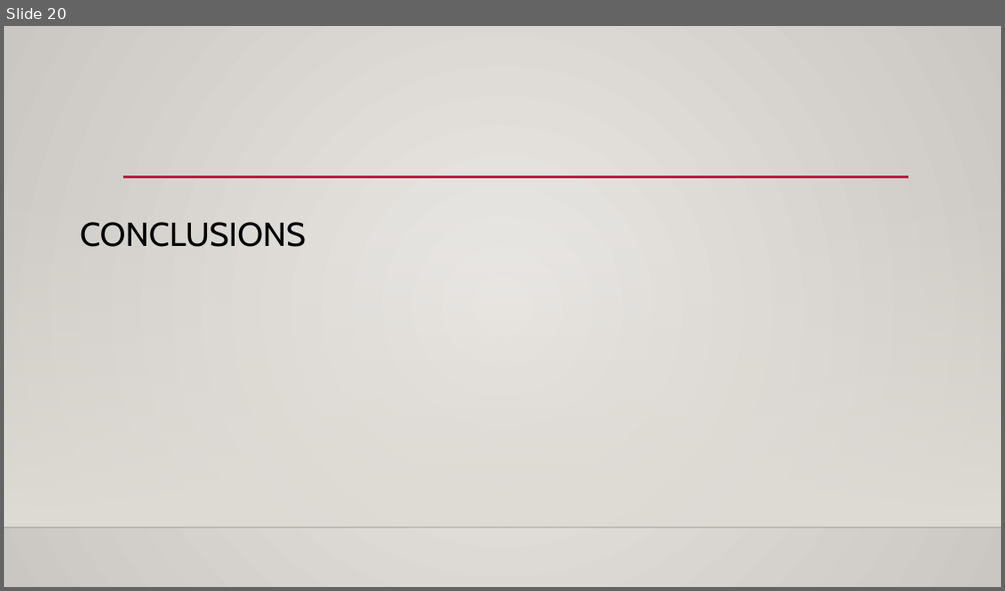
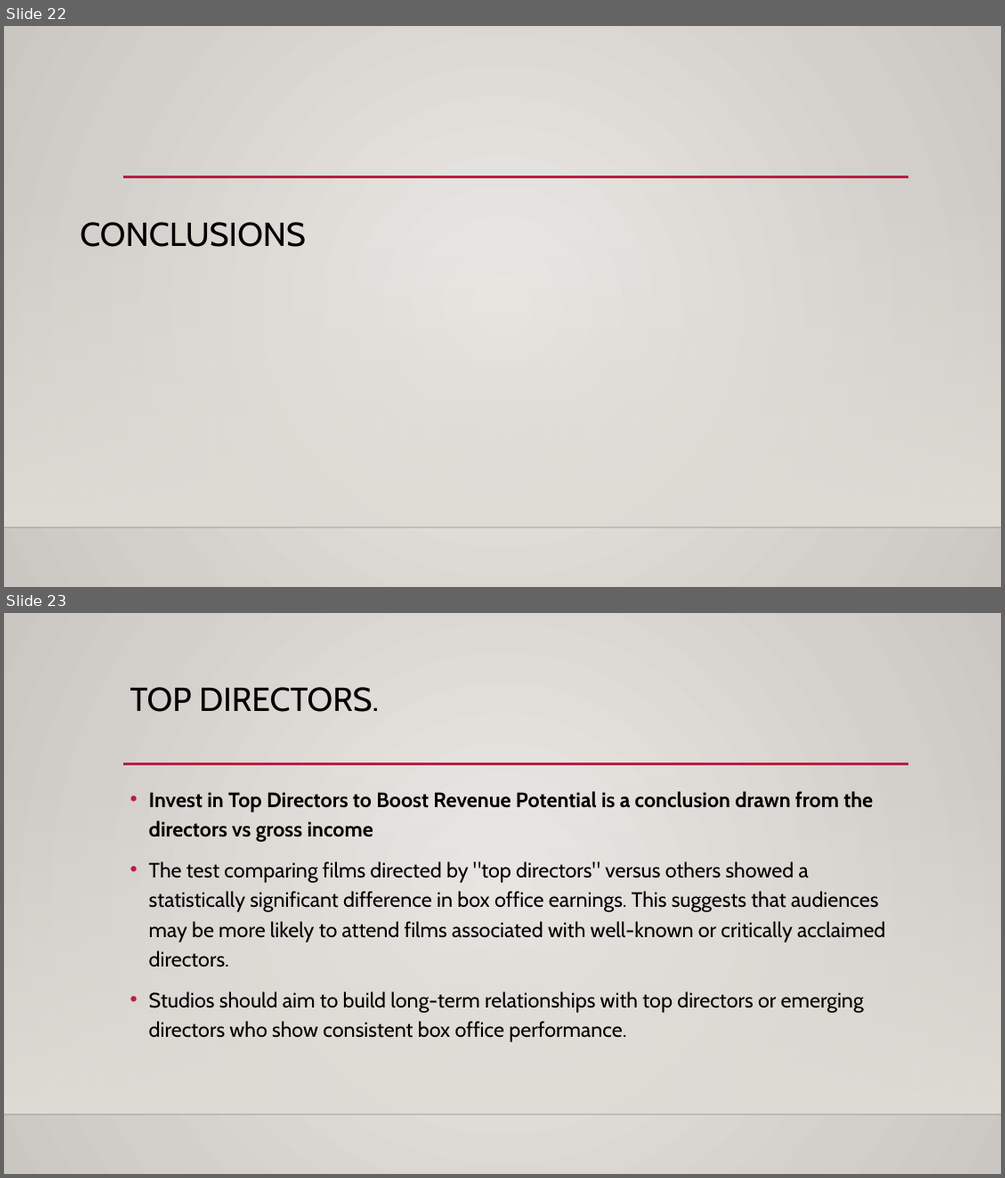
Before and after one commit to Abond1234/Dsc-Phase-2-project-2025, a slide deck: movie studio project.pptx. Shown one above the other, each under a label of ours: slide 20 before the commit, slides 22 and 23 after it. The pictures are 1005x591 and 1005x1178 pixels, drawn with LibreOffice and Linux fonts; fonts in the diff are those of the drawing; background and template pictures are left out. Boxes give left, top, right and bottom in pixels: in the first picture for what was removed or moved away, otherwise in the second. Text is boxed around its words. In the diff, an @@ line names an element or a change of style, - is before the commit and + after.

Commit message:
Update movie studio project presentation

```diff
--- a/movie studio project.pptx
+++ b/movie studio project.pptx
@@ slide 23 added at (x1=4, y1=613, x2=1001, y2=1174), background gradient #ECEAE7 to #CAC7C1; not listed: 3 template elements that a slide beside it also shows @@
@@ title added at (x1=130, y1=687, x2=379, y2=712), 32 pt, text #000000 @@
+TOP DIRECTORS.
@@ text added at (x1=149, y1=791, x2=885, y2=1042), 20 pt, text #000000 @@
+• Invest in Top Directors to Boost Revenue Potential is a conclusion drawn from the directors vs gross income
+• The test comparing films directed by "top directors" versus others showed a statistically significant difference in box office earnings. This suggests that audiences may be more likely to attend films associated with well-known or critically acclaimed directors.
+• Studios should aim to build long-term relationships with top directors or emerging directors who show consistent box office performance.
@@ what was slide 20 is now slide 22 @@
```
Also in this commit, not shown: 12 slides changed, 8 other slides added, 2 slides removed.
